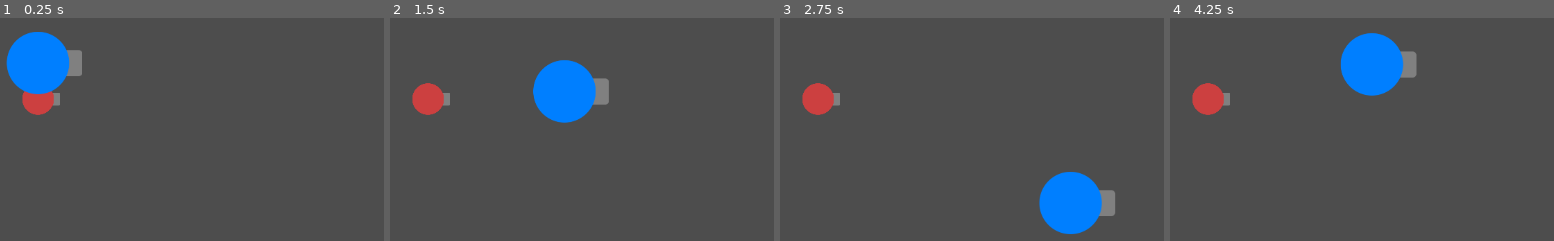
Above: before the commit, frames 1-4 (left to right).
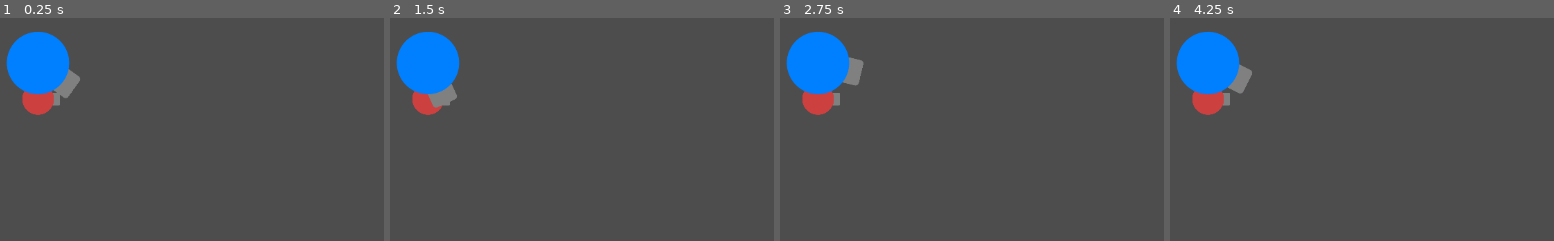
Above: after the commit, the same moments.

Repository: AkaExpress/SHMUP
Game: Godot game, scene res://Main.tscn
The game is run twice, just before and just after one commit, with the same random seed, the same clock (stepped at 60 frames per second) and the same inputs. The project has no main scene, so this scene is started directly.
Inputs (mouse positions are in pixels of both pictures, inside the frame that each line leads up to):
- Up to frame 1 (0.25 s): no input
- Up to frame 2 (1.5 s): tap Enter at 0.5 s; move the mouse to (outside the picture) at 0.52 s; hold Right (ui_right) 0.53-1.28 s; move the mouse to (outside the picture) at 1.27 s; hold Down (ui_down) from 1.28 s (still down)
- Up to frame 3 (2.75 s): move the mouse to (1148, 142) at 2.02 s; release Down (ui_down) at 2.03 s; hold Right (ui_right) from 2.03 s (still down)
- Up to frame 4 (4.25 s): move the mouse to (outside the picture) at 2.77 s; release Right (ui_right) at 2.78 s; hold Up (ui_up) 2.78-3.53 s; move the mouse to (outside the picture) at 3.52 s; hold Left (ui_left) from 3.53 s (still down)

The runs differ from the first frame. In frame 1, 0.7% of the frame differs, in the area x 14-22%, y 14-36%; in frame 2, 8.1%; in frame 3, 8.1%; in frame 4, 8.2%, in the area x 1-65%, y 6-35%.

Commit message:
Updates keybinds and player now looks at cursor

Diff:
--- a/Characters/player.gd
+++ b/Characters/player.gd
@@ -12,12 +12,14 @@
 	queue_free()
 
 func _physics_process(delta):
+	cursor_follow()
 	movement(delta)
 	move_and_slide()
 
 func movement(delta):
-	var x_direction = Input.get_axis("ui_left", "ui_right") # 1, -1
-	var v_direction = Input.get_axis("ui_up", "ui_down") # -1, 1
+	# velocity += direction * acceleration * delta
+	var x_direction = Input.get_axis("move_left", "move_right") # 1, -1
+	var v_direction = Input.get_axis("move_up", "move_down") # -1, 1
 	if x_direction:
 		velocity.x += x_direction * acceleration * delta
 	else:
@@ -28,3 +30,7 @@
 		velocity.y = lerp(velocity.y, 0.00, friction)
 	velocity.x = clamp(velocity.x, -speed, speed)
 	velocity.y = clamp(velocity.y, -speed, speed)
+
+func cursor_follow():
+	var target = get_global_mouse_position()
+	look_at(target)
--- a/project.godot
+++ b/project.godot
@@ -14,6 +14,29 @@
 config/features=PackedStringArray("4.0", "GL Compatibility")
 config/icon="res://icon.svg"
 
+[input]
+
+move_left={
+"deadzone": 0.5,
+"events": [Object(InputEventKey,"resource_local_to_scene":false,"resource_name":"","device":-1,"window_id":0,"alt_pressed":false,"shift_pressed":false,"ctrl_pressed":false,"meta_pressed":false,"pressed":false,"keycode":0,"physical_keycode":65,"key_label":0,"unicode":97,"echo":false,"script":null)
+]
+}
+move_right={
+"deadzone": 0.5,
+"events": [Object(InputEventKey,"resource_local_to_scene":false,"resource_name":"","device":-1,"window_id":0,"alt_pressed":false,"shift_pressed":false,"ctrl_pressed":false,"meta_pressed":false,"pressed":false,"keycode":0,"physical_keycode":68,"key_label":0,"unicode":100,"echo":false,"script":null)
+]
+}
+move_up={
+"deadzone": 0.5,
+"events": [Object(InputEventKey,"resource_local_to_scene":false,"resource_name":"","device":-1,"window_id":0,"alt_pressed":false,"shift_pressed":false,"ctrl_pressed":false,"meta_pressed":false,"pressed":false,"keycode":0,"physical_keycode":87,"key_label":0,"unicode":119,"echo":false,"script":null)
+]
+}
+move_down={
+"deadzone": 0.5,
+"events": [Object(InputEventKey,"resource_local_to_scene":false,"resource_name":"","device":-1,"window_id":0,"alt_pressed":false,"shift_pressed":false,"ctrl_pressed":false,"meta_pressed":false,"pressed":false,"keycode":0,"physical_keycode":83,"key_label":0,"unicode":115,"echo":false,"script":null)
+]
+}
+
 [rendering]
 
 renderer/rendering_method="gl_compatibility"
Not shown: 1 places in Characters/enemy.tscn that only renumber resources
Not shown: 1 places in Characters/player.tscn that only renumber resources
Not shown: 1 places in Main.tscn that only renumber resources
